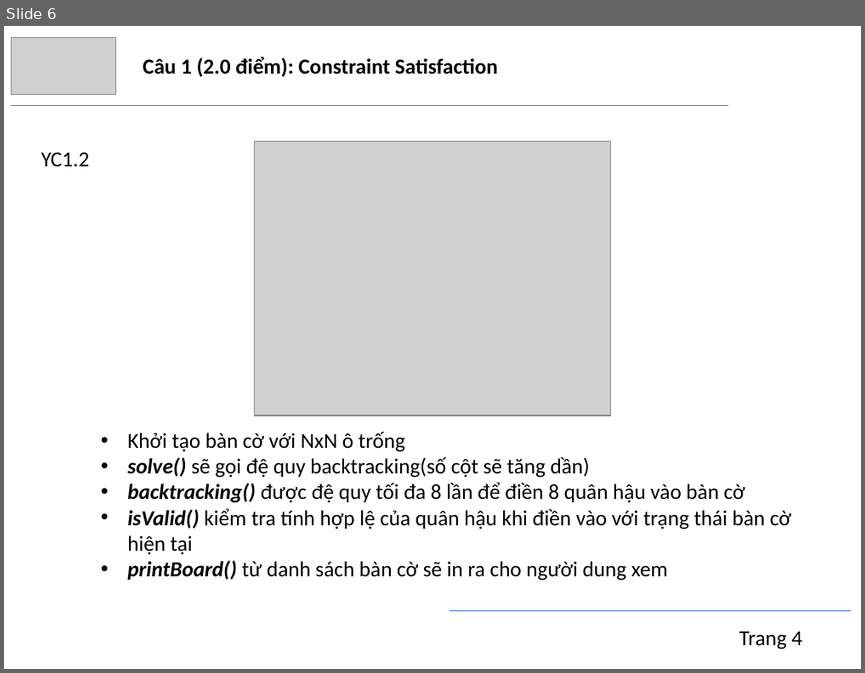
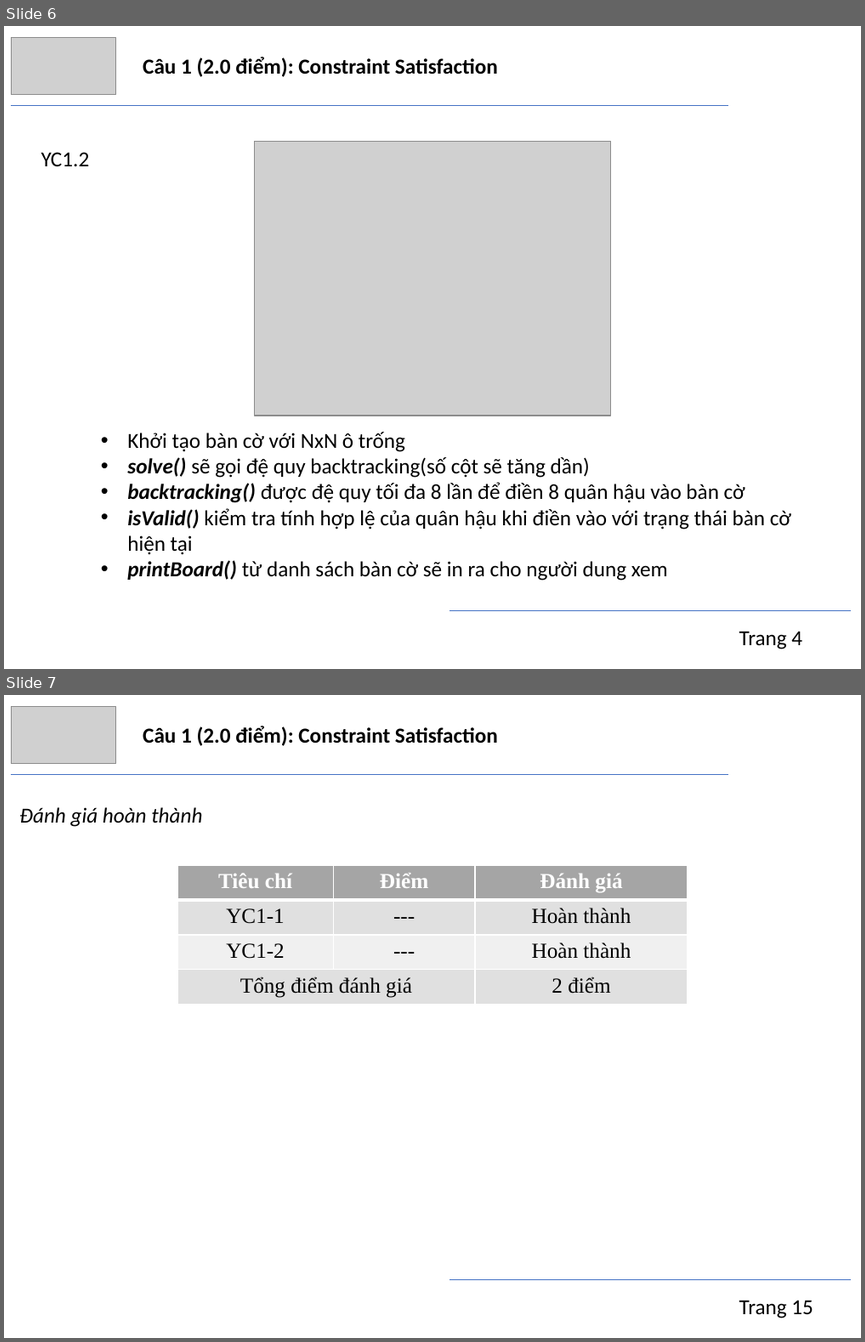
Before and after one commit to trngbro/AI, a slide deck: present/final/presentation.pptx. Shown one above the other, each under a label of ours: slide 6 before the commit, slides 6 and 7 after it. The pictures are 865x673 and 865x1342 pixels, drawn with LibreOffice and Linux fonts; fonts in the diff are those of the drawing; grey boxes stand for pictures. Boxes give left, top, right and bottom in pixels: in the first picture for what was removed or moved away, otherwise in the second. Text is boxed around its words. In the diff, an @@ line names an element or a change of style, - is before the commit and + after.

Commit message:
final present v1
Chưa chỉnh số trang, chưa cập nhật phân chia công việc

```diff
--- a/present/final/presentation.pptx
+++ b/present/final/presentation.pptx
@@ slide 7 added at (4,695,861,1338), background #FFFFFF @@
@@ picture added at (11,706,115,764) @@
@@ text added at (143,726,498,746), 18 pt, text #000000, bold @@
+Câu 1 (2.0 điểm): Constraint Satisfaction
@@ line added from (11, 775) to (728, 775), #4472C4 0.5 pt @@
@@ text added at (19,807,202,827), 18 pt, text #000000, italic @@
+Đánh giá hoàn thành
@@ table added at (177,866,687,1004), 4 rows, 3 columns @@
+Tiêu chí | Điểm | Đánh giá
+YC1-1 | --- | Hoàn thành
+YC1-2 | --- | Hoàn thành
+Tổng điểm đánh giá |  | 2 điểm
@@ line added from (449, 1279) to (851, 1279), #4472C4 0.5 pt @@
@@ text added at (739,1299,813,1318), 18 pt, text #000000 @@
+Trang 15
```
Also in this commit, not shown: 15 other slides added, 2 other files.
